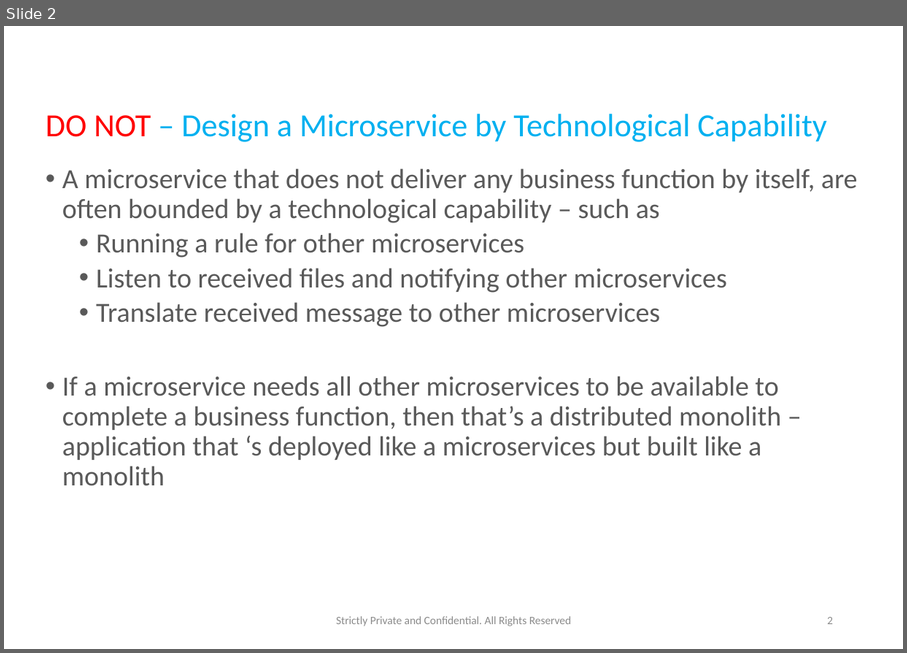
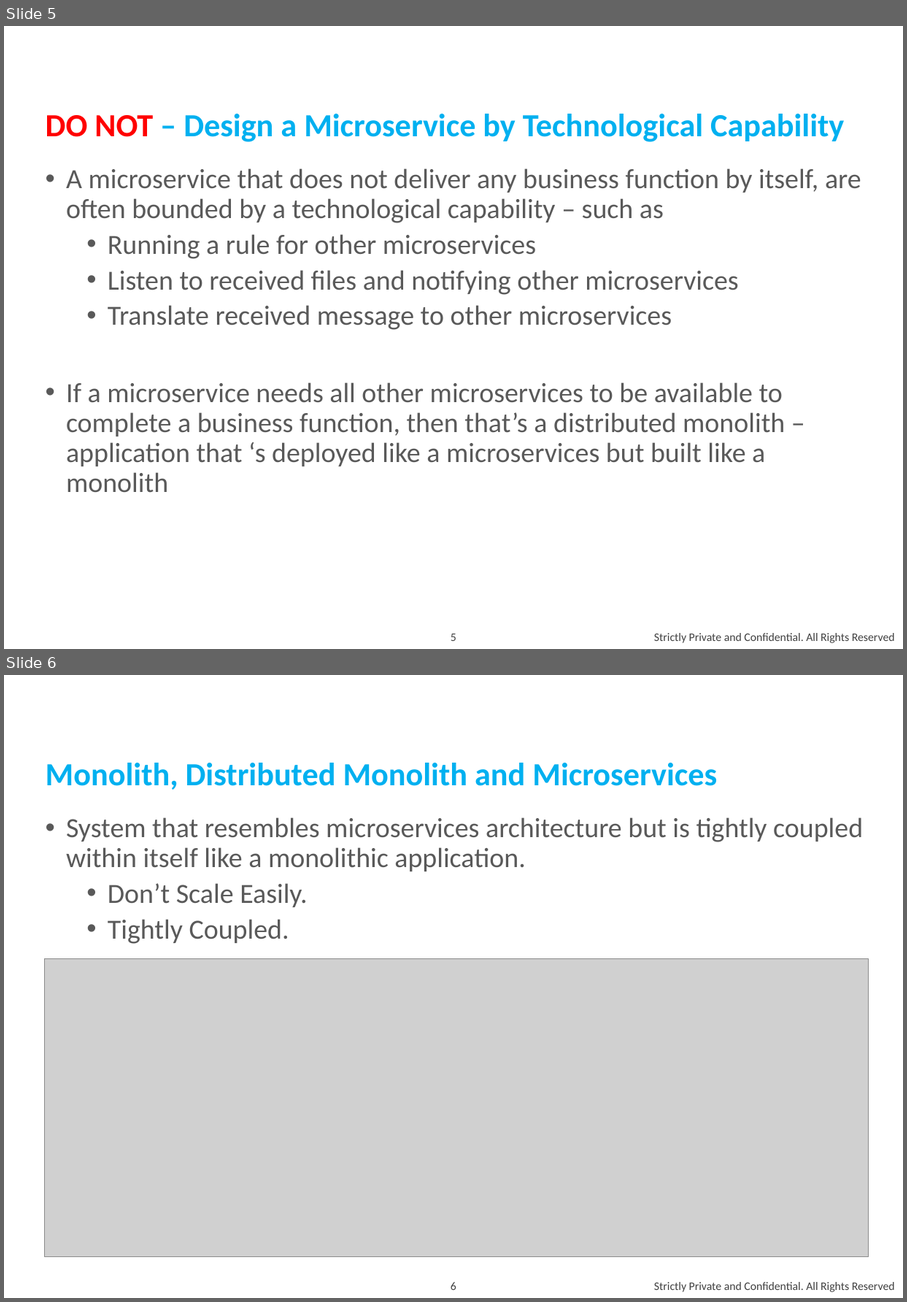
Before and after one commit to andylke/docs-microservice-dos-and-donts, a slide deck: microservice-dos-and-donts.pptx. Shown one above the other, each under a label of ours: slide 2 before the commit, slides 5 and 6 after it. The pictures are 907x653 and 907x1302 pixels, drawn with LibreOffice and Linux fonts; fonts in the diff are those of the drawing; grey boxes stand for pictures. Boxes give left, top, right and bottom in pixels: in the first picture for what was removed or moved away, otherwise in the second. Text is boxed around its words. In the diff, an @@ line names an element or a change of style, - is before the commit and + after.

```diff
--- a/microservice-dos-and-donts.pptx
+++ b/microservice-dos-and-donts.pptx
@@ slide 6 added at (4,675,903,1298), background #FFFFFF @@
@@ title added at (46,763,717,790), 28 pt, text #00B0F0, bold @@
+Monolith, Distributed Monolith and Microservices
@@ text added at (66,817,863,944), 24 pt, text #595959 @@
+• System that resembles microservices architecture but is tightly coupled within itself like a monolithic application.
+  • Don’t Scale Easily.
+  • Tightly Coupled.
@@ picture added at (44,959,868,1256) @@
@@ page number added at (451,1282,457,1290), 10 pt, text #404040 @@
+6
@@ text added at (654,1282,895,1292), 10 pt, text #404040 @@
+Strictly Private and Confidential. All Rights Reserved
@@ what was slide 2 is now slide 5 @@
@@ slide 5 changed as well @@
@@ title "DO NOT – Design a ..." at (46,114,844,142): bold on @@
@@ text "A microservice that does not ..." at (66,168,862,492): indent changed; more space between paragraphs @@
@@ page number removed at (827,617,833,624) @@
-2
@@ page number added at (451,633,457,641), 10 pt, text #404040 @@
+5
@@ text "Strictly Private and Confidential. All ...": place and size @@
-text "Strictly Private and Confidential. All ..." at (336,616,572,626)
+text "Strictly Private and Confidential. All ..." at (654,633,895,643)
@@ text "Strictly Private and Confidential. All ..." at (654,633,895,643): size 9.8 to 10 pt, text colour #8C8C8C to #404040; alignment centre to right @@
```
Also in this commit, not shown: 10 other slides changed, 2 other slides added, 4 slides removed, 1 other file.
